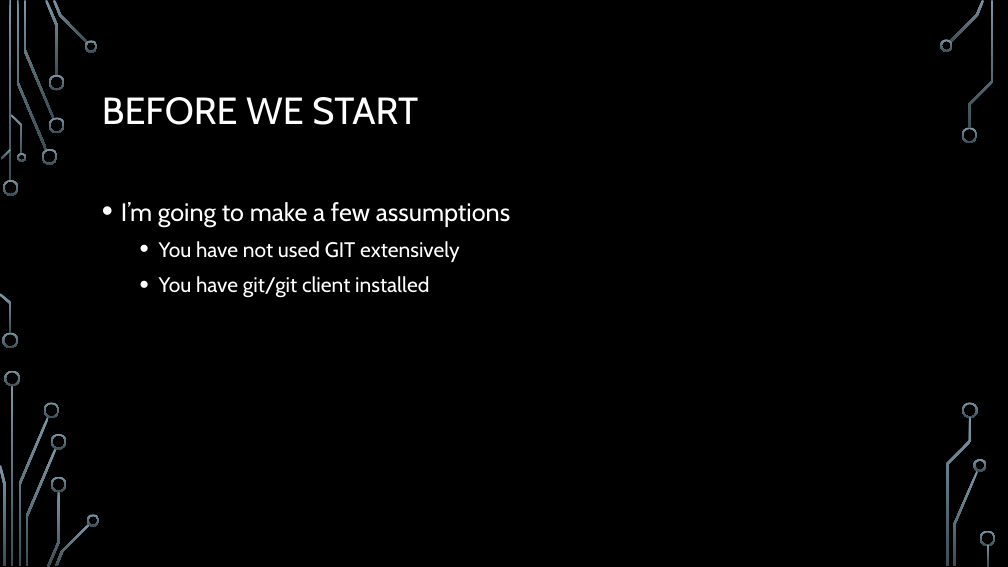
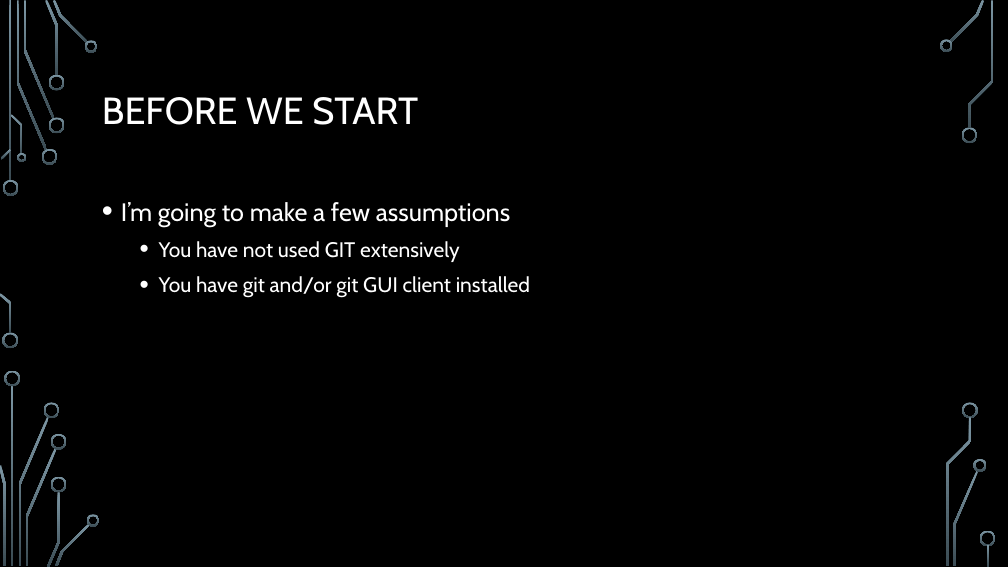
Before and after one commit to armentpau/PWSHMilwaukee, a slide deck: slide 2 of 2018/Oct 2 - 2018 - Git Essentials/GitEssentials.pptx. Drawn at 1008x567 pixels with LibreOffice and Linux fonts; fonts in the diff are those of the drawing; background and template pictures are left out. Boxes give left, top, right and bottom in pixels: in the first picture for what was removed or moved away, otherwise in the second. Text is boxed around its words. In the diff, an @@ line names an element or a change of style, - is before the commit and + after.

Commit message:
adding ppt

```diff
--- a/2018/Oct 2 - 2018 - Git Essentials/GitEssentials.pptx
+++ b/2018/Oct 2 - 2018 - Git Essentials/GitEssentials.pptx
@@ text at [159, 276, 530, 298]: text changed @@
-  • You have git/git client installed
+  • You have git and/or git GUI client installed
```
Also in this commit, not shown: 1 other slide changed.
